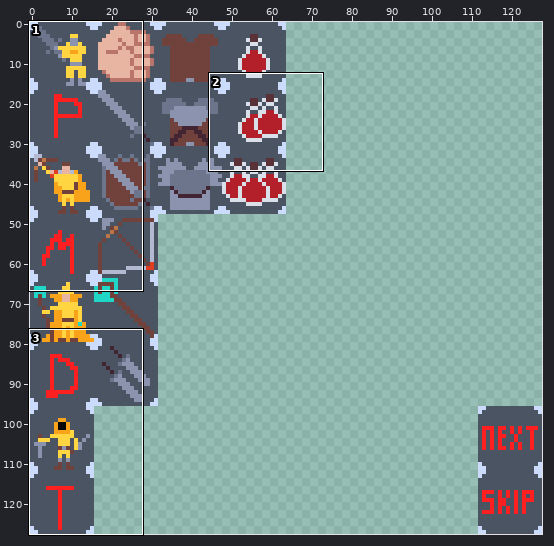
Two versions of one sprite sheet, Fantasy_battle_simulation/src/main/resources/Character screen Y.png. The first picture is a wide view before the edit; the outline marks the close-up.
Close-up. As it was:
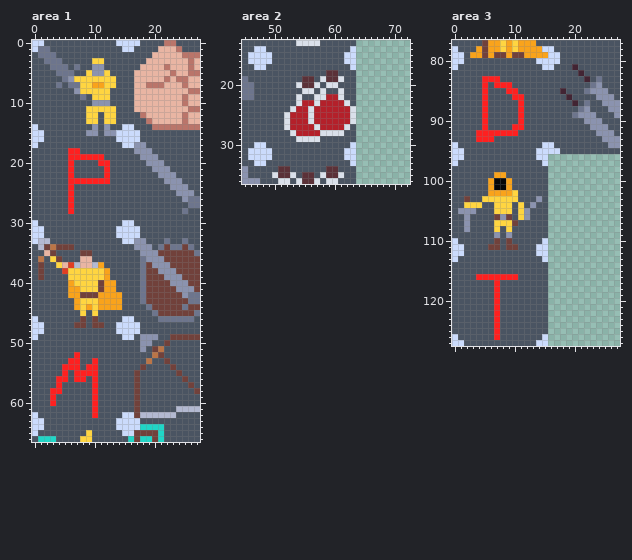
The file is 128x128 pixels. Shown: area 1: x 0..27, y 0..66; area 2: x 45..72, y 13..36; area 3: x 0..27, y 77..127.
After:
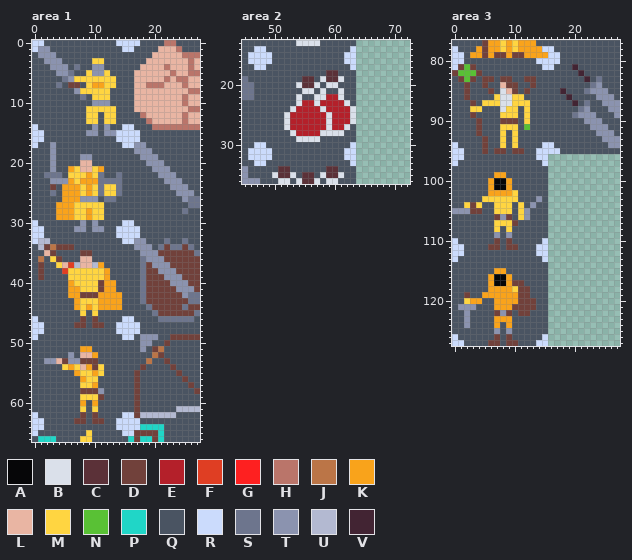
Palette (. is transparent): A #060608  B #dae0ea  C #5b3138  D #71413b  E #b4202a  F #df3e23  G #fe2020  H #ba756a  J #bb7547  K #f9a31b  L #e9b5a3  M #ffd541  N #59c135  P #20d6c7  Q #4a5462  R #cbdbfc  S #6d758d  T #8b93af  U #b3b9d1  V #422433
The edit:
Area 1:
y 1: x 1..2 SS -> TT
y 2: x 1..3 SSS -> TTT
y 3: x 2..4 SSS -> TTT
y 4: x 3..5 SSS -> TTT
y 5: x 4..5 SS -> TT
y 7: x 6..8 SSM -> DDQ
y 17: x 3 Q -> T
y 18: x 3 Q -> T; x 6..7 GG -> QQ
y 19: x 3 Q -> T; x 6..11 GGGGGG -> QQTTQQ
y 20: x 3 Q -> T; x 6 G -> Q; x 8..9 QQ -> LL; x 11..12 GG -> QQ
y 21: x 3 Q -> T; x 6..12 GQQQQQG -> KMLLMKQ
y 22: x 2..4 QQQ -> SSS; x 6..12 GQQQQQG -> MMMKMSQ; x 14 Q -> S
y 23: x 3..14 QQQGGGGGGGQQ -> TTTKMKKKSSSS
y 24: x 3 Q -> D; x 5..14 QGQQQQQQQQ -> KKKMKMSMMS
y 25: x 3 Q -> S; x 5..14 QGQQQQQQQQ -> KKKMKMSMMS
y 26: x 5..10 QGQQQQ -> KKKTTT; x 12..13 QQ -> SS
y 27: x 4..11 QQGQQQQQ -> KKKMMMMM
y 28: x 4..11 QQGQQQQQ -> KKKMMKMM
y 29: x 4..11 QQQQQQQQ -> KKKMMKMM
y 30: x 8 Q -> T; x 10 Q -> T
y 31: x 7..8 QQ -> TT; x 10..11 QQ -> TT
y 51: x 8..9 QQ -> KK
y 52: x 6..10 QGQQQ -> TQLLK
y 53: x 2..10 QQQQGGQQG -> TTLDTTDDD
y 54: x 5..11 GGGQGGQ -> MKMLKDM
y 55: x 5 G -> Q; x 7..11 GGGGQ -> KMMKM
y 56: x 4..5 GG -> QQ; x 7..10 GGQG -> QKMM
y 57: x 4 G -> Q; x 8..10 QQG -> MMK
y 58: x 3..4 GG -> QQ; x 8..11 QQGQ -> DDDT
y 59: x 3 G -> Q; x 8..11 QQGQ -> MMMD
y 60: x 3 G -> Q; x 8 Q -> K; x 10 G -> K
y 61: x 8 Q -> M; x 10 G -> M
y 62: x 8 Q -> D; x 10 G -> D
y 63: x 7..8 QQ -> DD; x 10..11 QQ -> DD
Area 2:
y 24: x 56 B -> E; x 58 E -> B
y 25..26: x 56 B -> E; x 59 E -> B
y 27: x 57 B -> E; x 59 E -> B
Area 3:
y 81: x 1..3 QQQ -> DND
y 82: x 0..4 QQQQQ -> DNNND
y 83: x 1..3 QQQ -> DND; x 5..9 GGGQQ -> DDQDD; x 12..13 QQ -> DD
y 84: x 2 Q -> D; x 5 G -> D; x 7..10 GGGQ -> QLDD; x 13 Q -> D
y 85: x 2 Q -> D; x 5..6 GQ -> QD; x 8..10 QGG -> BLD; x 12 Q -> D
y 86: x 2 Q -> D; x 5 G -> Q; x 7..11 QQQGG -> MBBMM
y 87: x 3 Q -> D; x 5..12 GQQQQQGQ -> MMMBBMMM
y 88: x 3..5 QQG -> MMQ; x 8..12 QQQGQ -> BMMQM
y 89: x 3 Q -> D; x 5 G -> Q; x 8..12 QQQGQ -> MMMQM
y 90: x 4..5 QG -> DQ; x 8..12 QQQGQ -> DDDQM
y 91: x 4..5 QG -> DQ; x 8..12 QQGGQ -> MMMQN
y 92: x 4..10 GGGGGGG -> DQQQMQM
y 93: x 4..6 GGG -> QDQ; x 8 Q -> M; x 10 Q -> M
y 94: x 5 Q -> D; x 8 Q -> M; x 10 Q -> M
y 95: x 5 Q -> D; x 7..8 QQ -> DD; x 10..11 QQ -> DD
y 103: x 2 D -> Q
y 104: x 3 M -> D
y 105: x 0 Q -> T; x 3..4 TQ -> DD
y 106..108: x 2 T -> Q
y 115: x 7..8 QQ -> KK
y 116: x 4..10 GGGGGGG -> QQKAAKQ
y 117: x 6..11 QGQQQQ -> KAAKDD
y 118: x 6..12 QGQQQQQ -> KKKKMDD
y 119: x 2 Q -> D; x 5..12 QQGQQQQQ -> KKKKKKDD
y 120: x 2..4 QQQ -> MKK; x 7..13 GQQQQQQ -> KKKKDDD
y 121: x 1..3 QQQ -> TTT; x 7..13 GQQQQQQ -> KKKDDDD
y 122: x 2 Q -> T; x 7..9 GQQ -> DTD; x 11..12 QQ -> DD
y 123: x 2 Q -> T; x 7..9 GQQ -> KKK
y 124: x 2 Q -> T; x 7 G -> K; x 9 Q -> K
y 125: x 7 G -> T; x 9 Q -> T
y 126: x 7 G -> D; x 9 Q -> D
y 127: x 6..7 QQ -> DD; x 9..10 QQ -> DD
